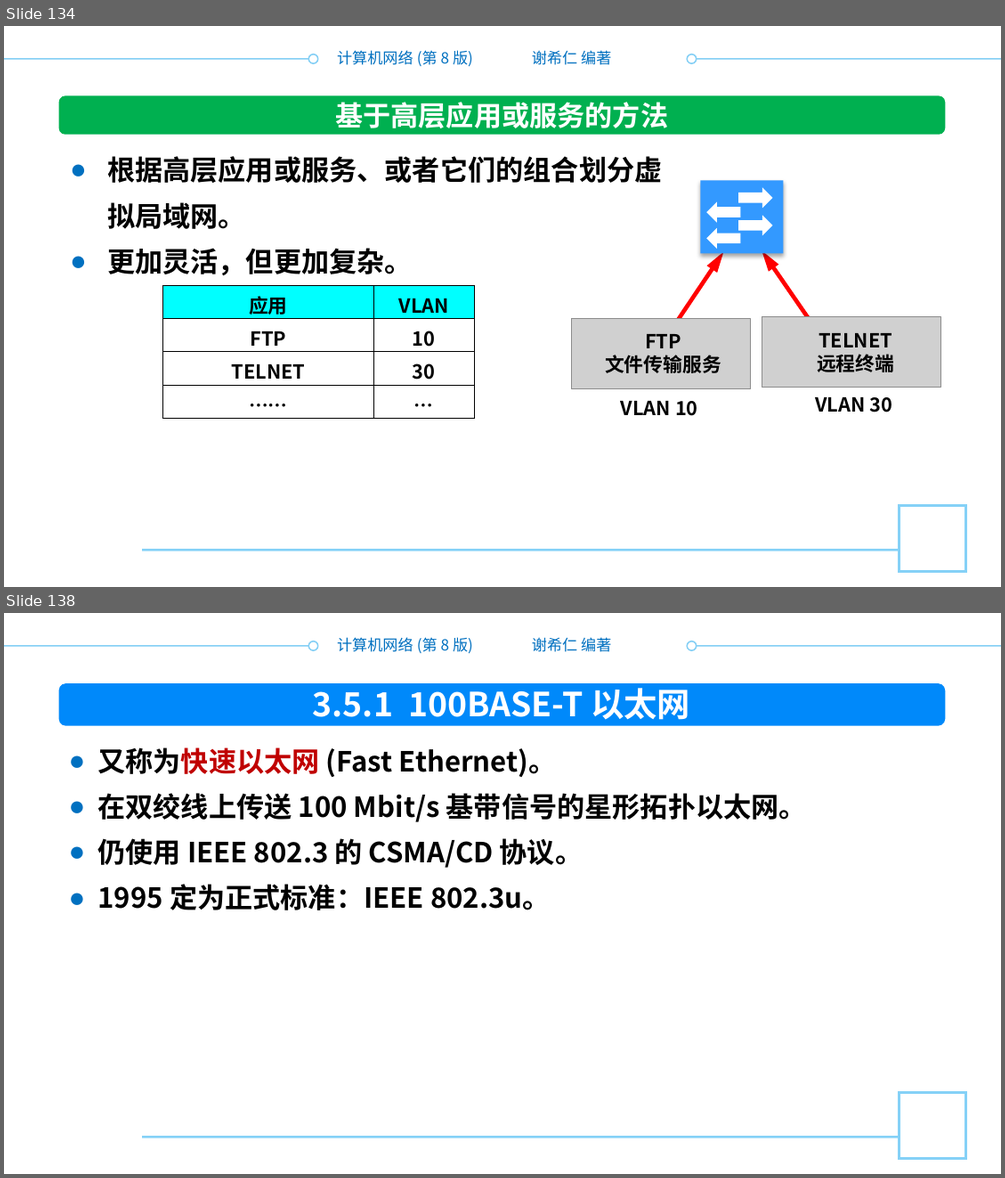
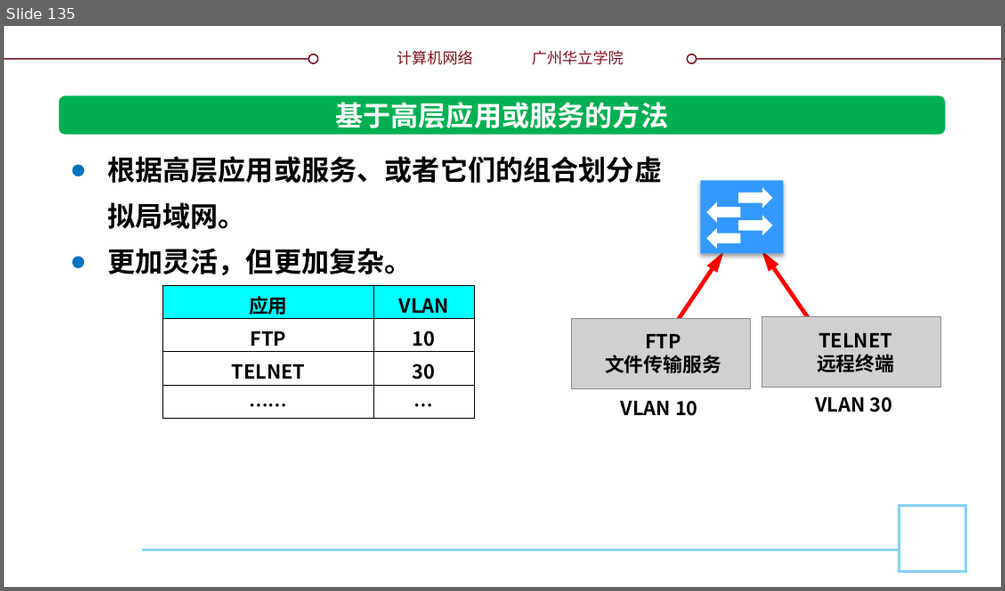
Before and after one commit to glplaman/glplaman.github.io, a slide deck: network/ppt/chap3.pptx. Shown one above the other, each under a label of ours: slides 134 and 138 before the commit, slide 135 after it; the slides between them are not shown. The pictures are 1005x1178 and 1005x591 pixels, drawn with LibreOffice and Linux fonts; fonts in the diff are those of the drawing; grey boxes stand for pictures; background and template pictures are left out. Boxes give left, top, right and bottom in pixels: in the first picture for what was removed or moved away, otherwise in the second. Text is boxed around its words. In the diff, an @@ line names an element or a change of style, - is before the commit and + after.

```diff
--- a/network/ppt/chap3.pptx
+++ b/network/ppt/chap3.pptx
@@ slide 138 removed at (4, 613, 1001, 1174), background #FFFFFF; not listed: 9 template elements that a slide beside it also shows @@
@@ rounded rectangle removed at (59, 684, 945, 727) @@
@@ text removed at (313, 682, 690, 720) @@
-3.5.1 100BASE-T 以太网
@@ text removed at (97, 747, 807, 910) @@
-● 又称为快速以太网 (Fast Ethernet)。
-● 在双绞线上传送 100 Mbit/s 基带信号的星形拓扑以太网。
-● 仍使用 IEEE 802.3 的 CSMA/CD 协议。
-● 1995 定为正式标准：IEEE 802.3u。
@@ what was slide 134 is now slide 135 @@
@@ slide 135 changed as well @@
@@ text at (396, 50, 473, 65): text changed; text colour #0070C0 to #7F131F @@
-计算机网络 (第 8 版)
+计算机网络
@@ text at (532, 50, 623, 65): text changed; text colour #0070C0 to #7F131F @@
-谢希仁 编著
+广州华立学院
@@ line (4, 59) - (318, 59): stroke #84CFF5 1 pt to #7F131F 1 pt @@
@@ ellipse at (309, 54, 318, 62): outline #84CFF5 1 pt to #7F131F 1 pt @@
@@ ellipse at (687, 54, 696, 62): outline #84CFF5 1 pt to #7F131F 1 pt @@
@@ line (687, 59) - (1001, 59): stroke #84CFF5 1 pt to #7F131F 1 pt @@
```
Also in this commit, not shown: 148 other slides changed, 2 slides added, 1 other slide removed, 9 other files.
